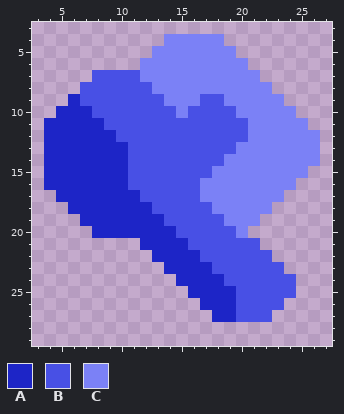
Pixel-art sprite: sprites/items/blue/bluerit.png. That is the earlier state.
The file is 32x32 pixels. Shown: x 3..27, y 3..29.
Palette (. is transparent): A #1d25c7  B #4850e5  C #7b81f6
Pixels before, first column x 4:
 4 ..........CCCCC........
 5 .........CCCCCCC.......
 6 ........CCCCCCCCC......
 7 ....BBBBCCCCCCCCCC.....
 8 ...BBBBBBCCCCCCCCCC....
 9 ..ABBBBBBBCCCBBCCCCC...
10 .AAABBBBBBBCBBBBCCCCC..
11 AAAAABBBBBBBBBBBBCCCCC.
12 AAAAAABBBBBBBBBBBCCCCCC
13 AAAAAAABBBBBBBBBCCCCCCC
14 AAAAAAABBBBBBBBCCCCCCCC
15 AAAAAAABBBBBBBCCCCCCCC.
16 AAAAAAABBBBBBCCCCCCCC..
17 .AAAAAAABBBBBCCCCCCC...
18 ..AAAAAAABBBBBCCCCC....
19 ...AAAAAAABBBBBCCC.....
20 ....AAAAAAABBBBBC......
21 ........AAAABBBBBB.....
22 .........AAAABBBBBB....
23 ..........AAAABBBBBB...
24 ...........AAAABBBBBB..
25 ............AAAABBBBB..
26 .............AAABBBB...
27 ..............AABBB....
After the commit:
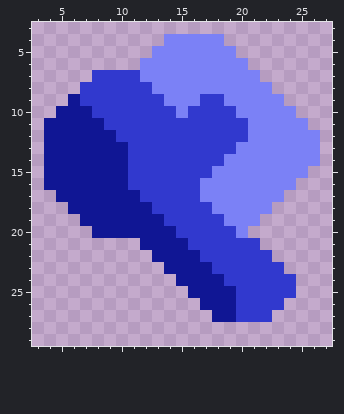
The edit:
colour A: #1d25c7 -> #101694
colour B: #4850e5 -> #3139ce
